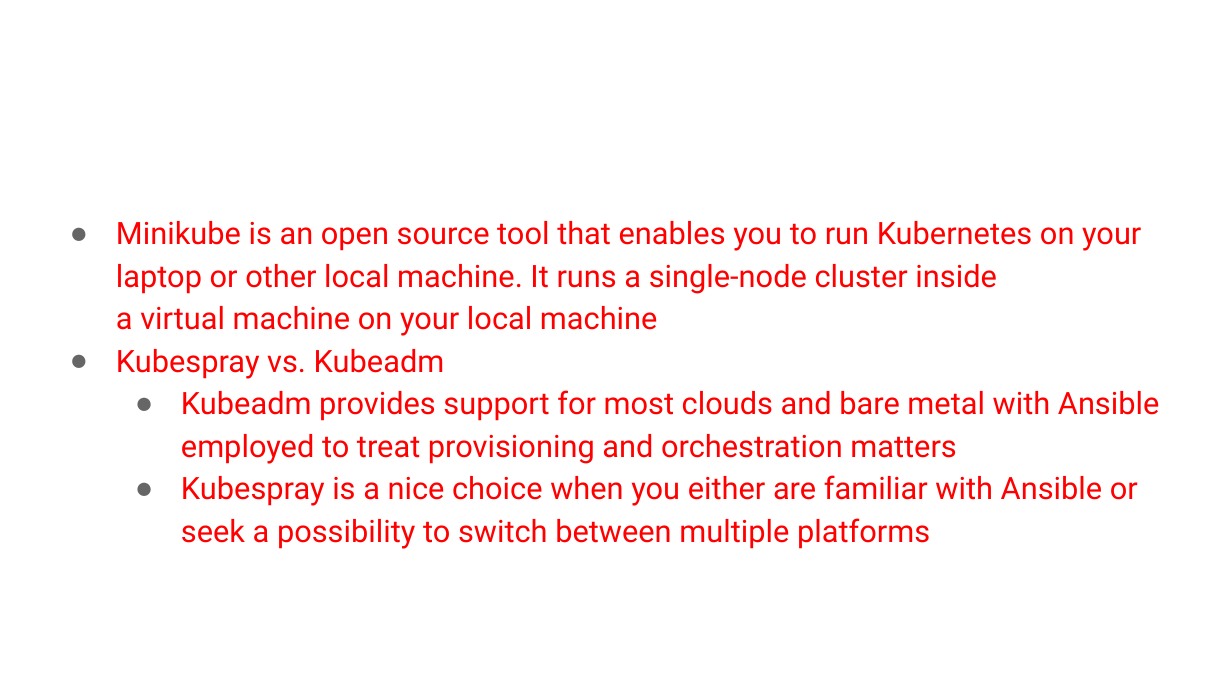
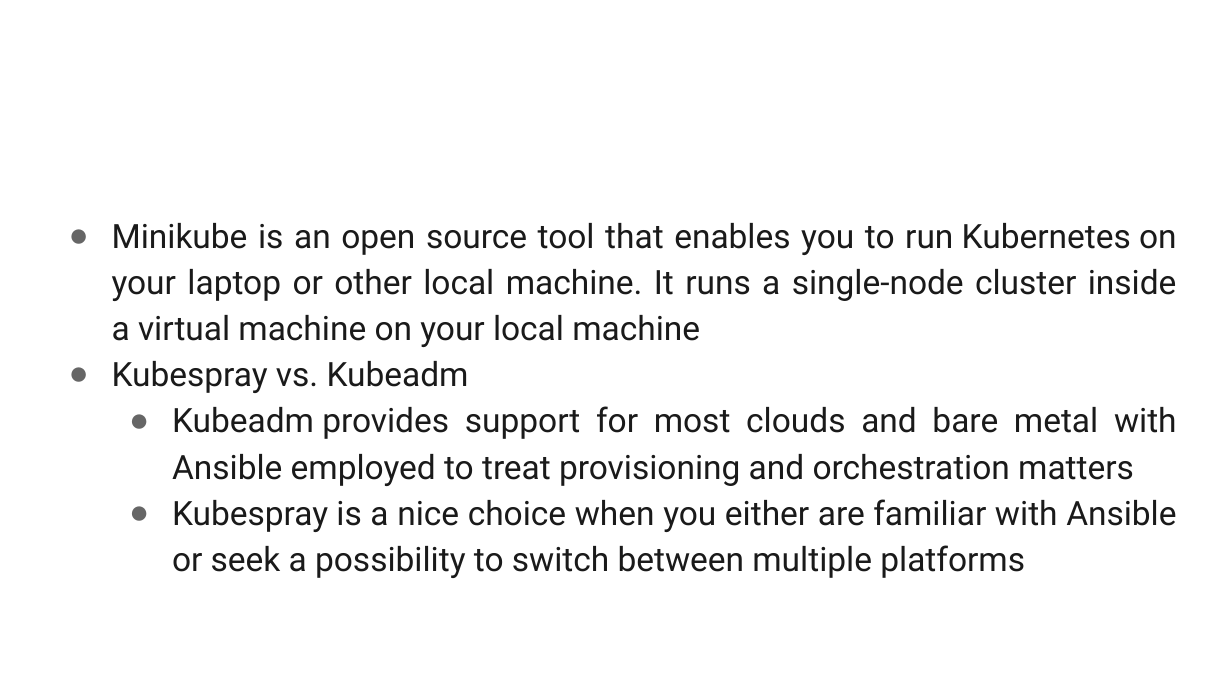
Before and after one commit to AutomatedIT/presentations, a slide deck: slide 11 of KubernetesMinikubeHelm_1.pptx. Drawn at 1232x693 pixels with LibreOffice and Linux fonts; fonts in the diff are those of the drawing; background and template pictures are left out. Boxes give left, top, right and bottom in pixels: in the first picture for what was removed or moved away, otherwise in the second. Text is boxed around its words. In the diff, an @@ line names an element or a change of style, - is before the commit and + after.

```diff
--- a/KubernetesMinikubeHelm_1.pptx
+++ b/KubernetesMinikubeHelm_1.pptx
@@ text "Minikube is an open source ..." at box(112, 223, 1177, 578): size 18 to 19.5 pt, text colour #FF0000 to #1A1A1A; alignment left to justified; indent changed @@
```
Also in this commit, not shown: 7 other slides changed, 1 slide added, 1 slide removed, 1 other file.
